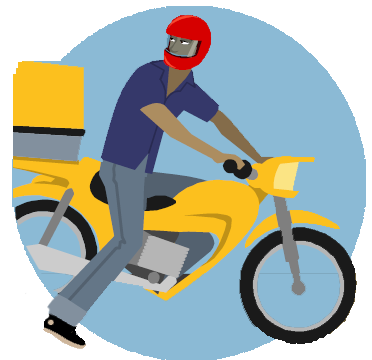
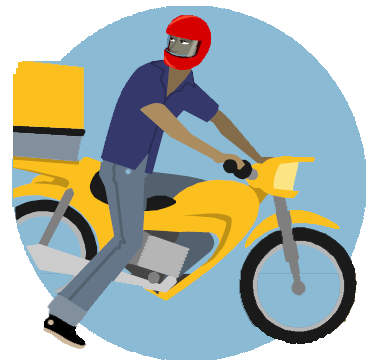
Layers edited between the first and the second w=372, h=360 image:
painted on "שכבה 6" over [25, 168, 132, 294]
